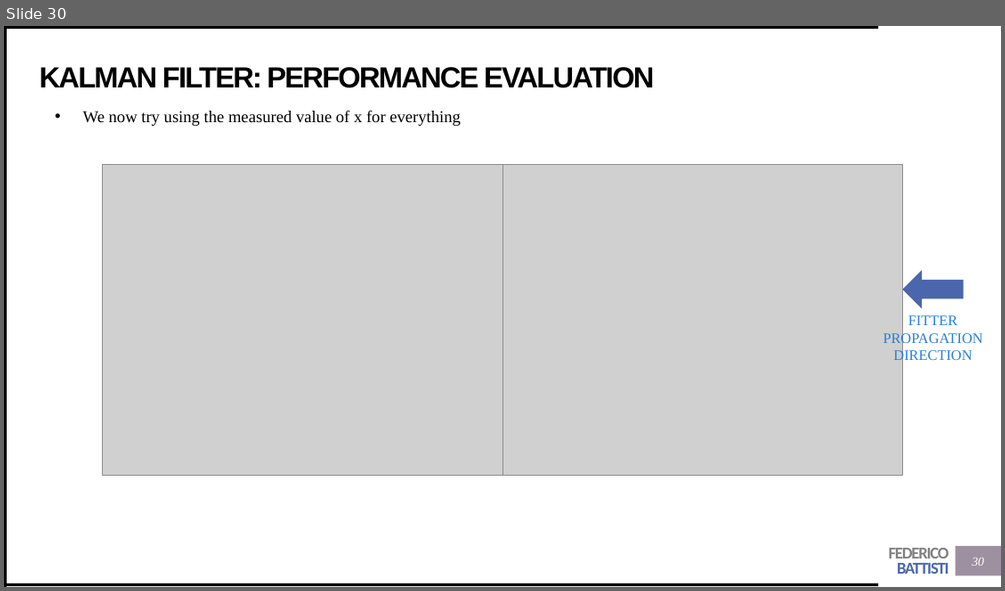
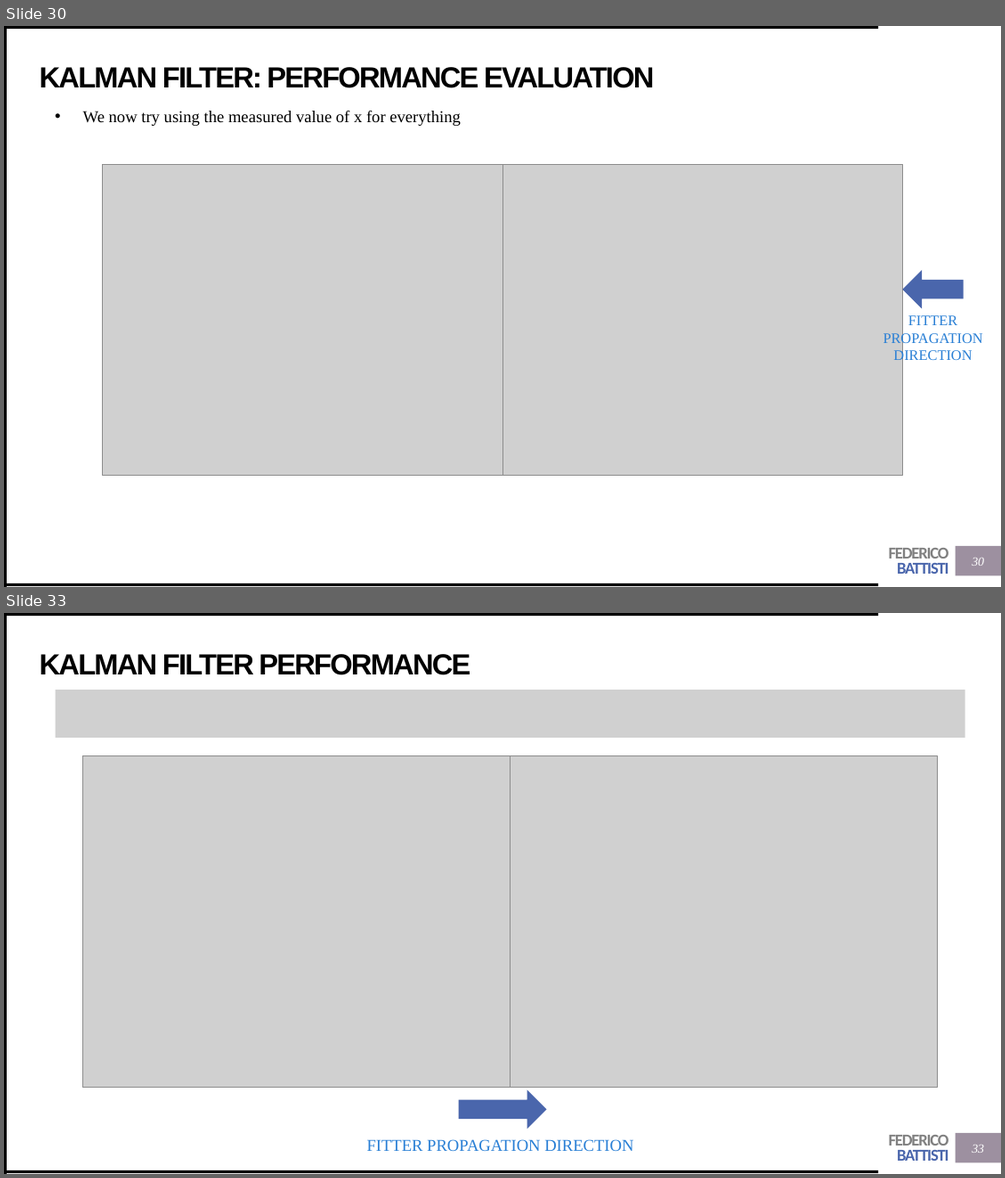
Before and after one commit to Trenchcoat95/OxfordCode, a slide deck: Presentations/Kalman Filter.pptx. Shown one above the other, each under a label of ours: slide 30 before the commit, slides 30 and 33 after it; the slides between them are not shown. The pictures are 1005x591 and 1005x1178 pixels, drawn with LibreOffice and Linux fonts; fonts in the diff are those of the drawing; grey boxes stand for pictures. Boxes give left, top, right and bottom in pixels: in the first picture for what was removed or moved away, otherwise in the second. Text is boxed around its words. In the diff, an @@ line names an element or a change of style, - is before the commit and + after.

Commit message:
added smeared helix to kalman presentation

```diff
--- a/Presentations/Kalman Filter.pptx
+++ b/Presentations/Kalman Filter.pptx
@@ slide 33 added at (x1=4, y1=613, x2=1001, y2=1174), background #FFFFFF; not listed: 5 template elements that a slide beside it also shows @@
@@ title added at (x1=40, y1=654, x2=470, y2=675), 28 pt, text #000000, bold @@
+KALMAN FILTER PERFORMANCE
@@ picture added at (x1=55, y1=690, x2=965, y2=738) @@
@@ picture added at (x1=82, y1=755, x2=510, y2=1087) @@
@@ picture added at (x1=510, y1=755, x2=938, y2=1087) @@
@@ right arrow added at (x1=460, y1=1091, x2=546, y2=1127), fill #4A66AC, outline #4A66AC 1 pt @@
@@ text added at (x1=367, y1=1139, x2=633, y2=1151), 16 pt, text #297FD5 @@
+FITTER PROPAGATION DIRECTION
@@ page number added at (x1=971, y1=1144, x2=984, y2=1152), 12 pt, text #FFFFFF, italic @@
+33
```
Also in this commit, not shown: 2 other slides added, 11 other files.
